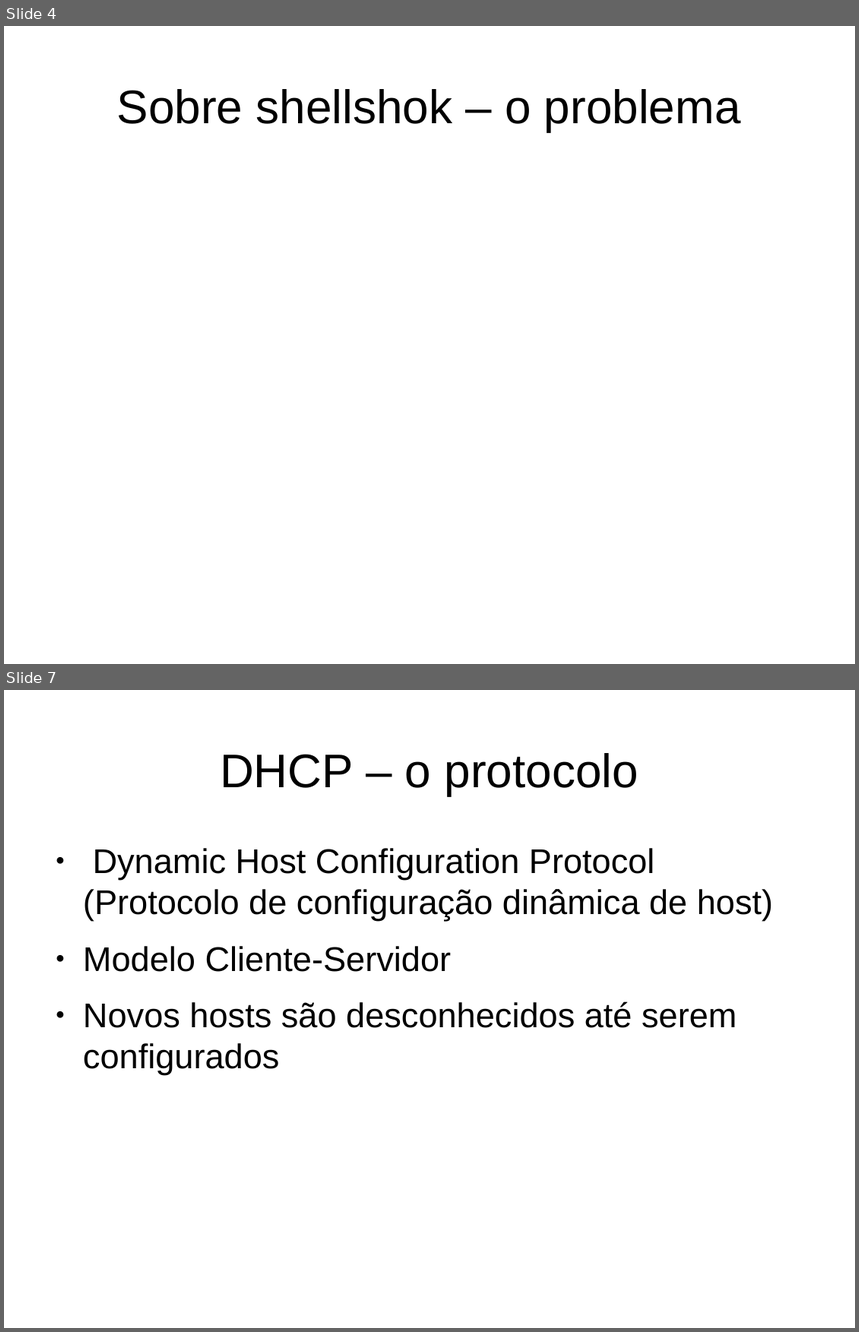
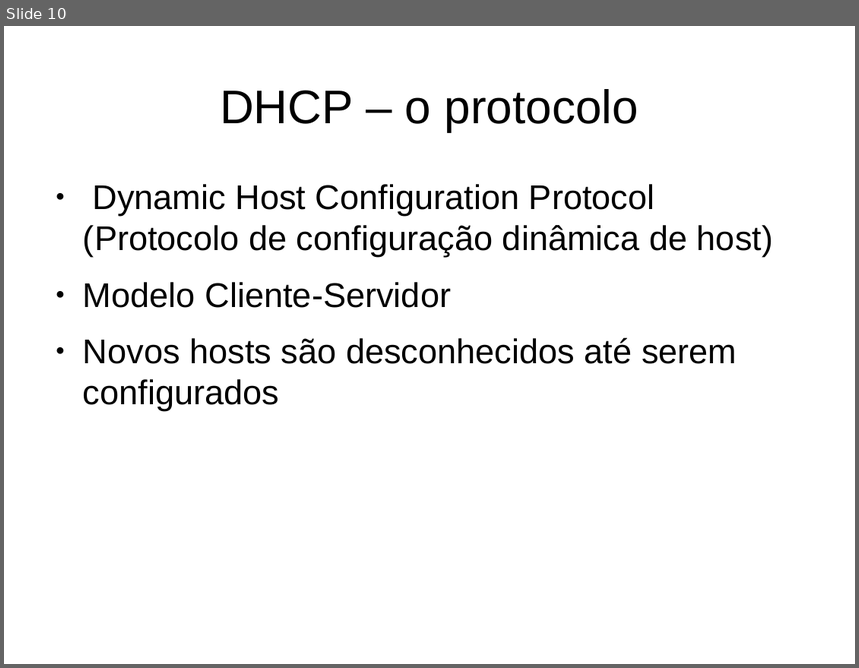
Before and after one commit to Evnsan/MAC0448, a slide deck: ep4/apresentacao.odp. Shown one above the other, each under a label of ours: slides 4 and 7 before the commit, slide 10 after it; the slides between them are not shown. The pictures are 859x1332 and 859x668 pixels, drawn with LibreOffice and Linux fonts; fonts in the diff are those of the drawing. Boxes give left, top, right and bottom in pixels: in the first picture for what was removed or moved away, otherwise in the second. Text is boxed around its words. In the diff, an @@ line names an element or a change of style, - is before the commit and + after.

```diff
--- a/ep4/apresentacao.odp
+++ b/ep4/apresentacao.odp
@@ slide 4 removed at (4,26,855,664), background #FFFFFF @@
@@ title removed at (117,89,741,132) @@
-Sobre shellshok – o problema
@@ what was slide 7 is now slide 10 @@
```
Also in this commit, not shown: 1 slide changed, 8 slides added, 4 other slides removed.
